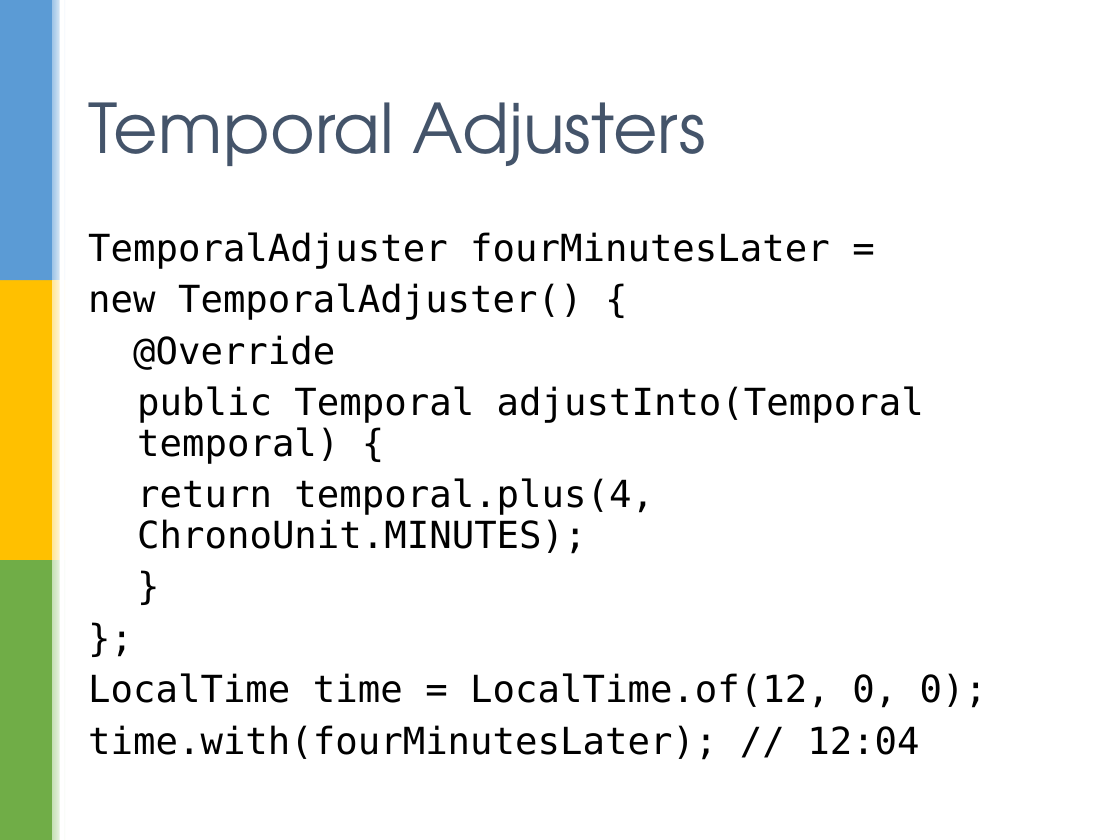
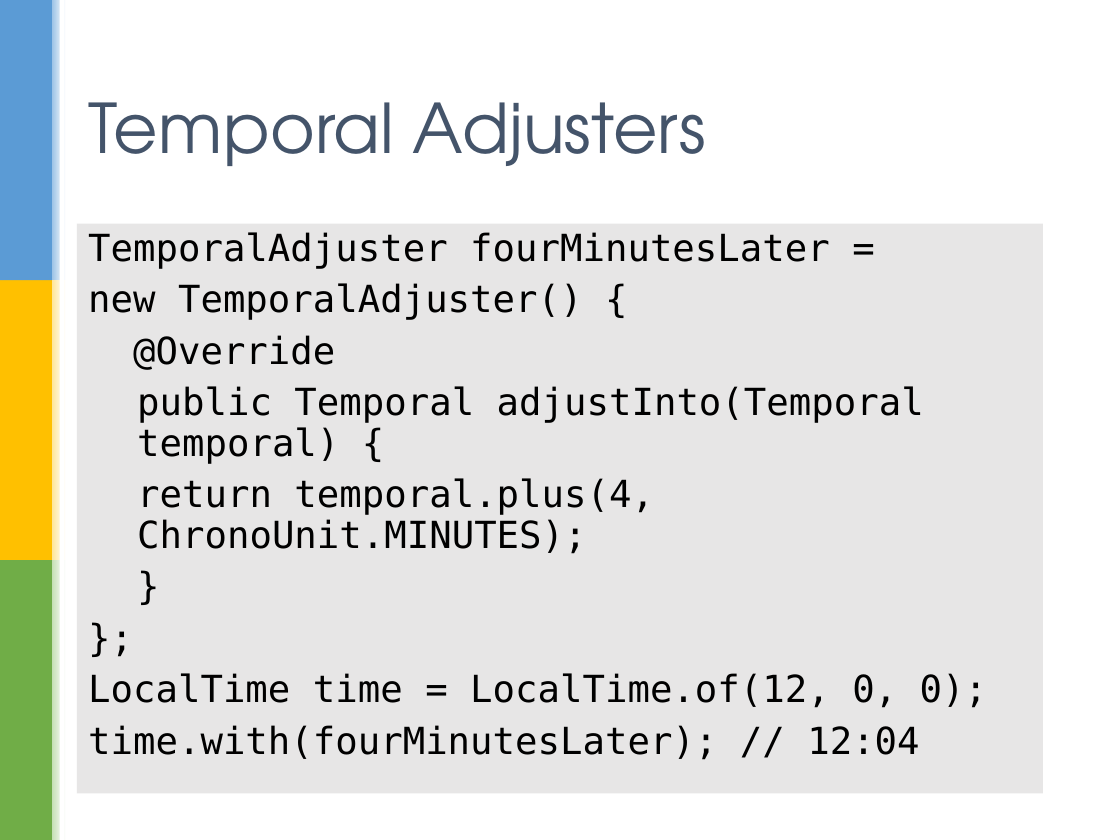
Before and after one commit to sualeh/make-a-date, a slide deck: slide 29 of Java 8 Date and Time API.pptx. Drawn at 1120x840 pixels with LibreOffice and Linux fonts; fonts in the diff are those of the drawing; background and template pictures are left out. Boxes give left, top, right and bottom in pixels: in the first picture for what was removed or moved away, otherwise in the second. Text is boxed around its words. In the diff, an @@ line names an element or a change of style, - is before the commit and + after.

```diff
--- a/Java 8 Date and Time API.pptx
+++ b/Java 8 Date and Time API.pptx
@@ text "TemporalAdjuster fourMinutesLater =": place and size @@
-text "TemporalAdjuster fourMinutesLater =" at <box>88,232,987,760</box>
+text "TemporalAdjuster fourMinutesLater =" at <box>77,224,1043,794</box>
@@ text "TemporalAdjuster fourMinutesLater =" at <box>77,224,1043,794</box>: fill none to #E7E6E6 @@
```
Also in this commit, not shown: 1 other slide changed.
